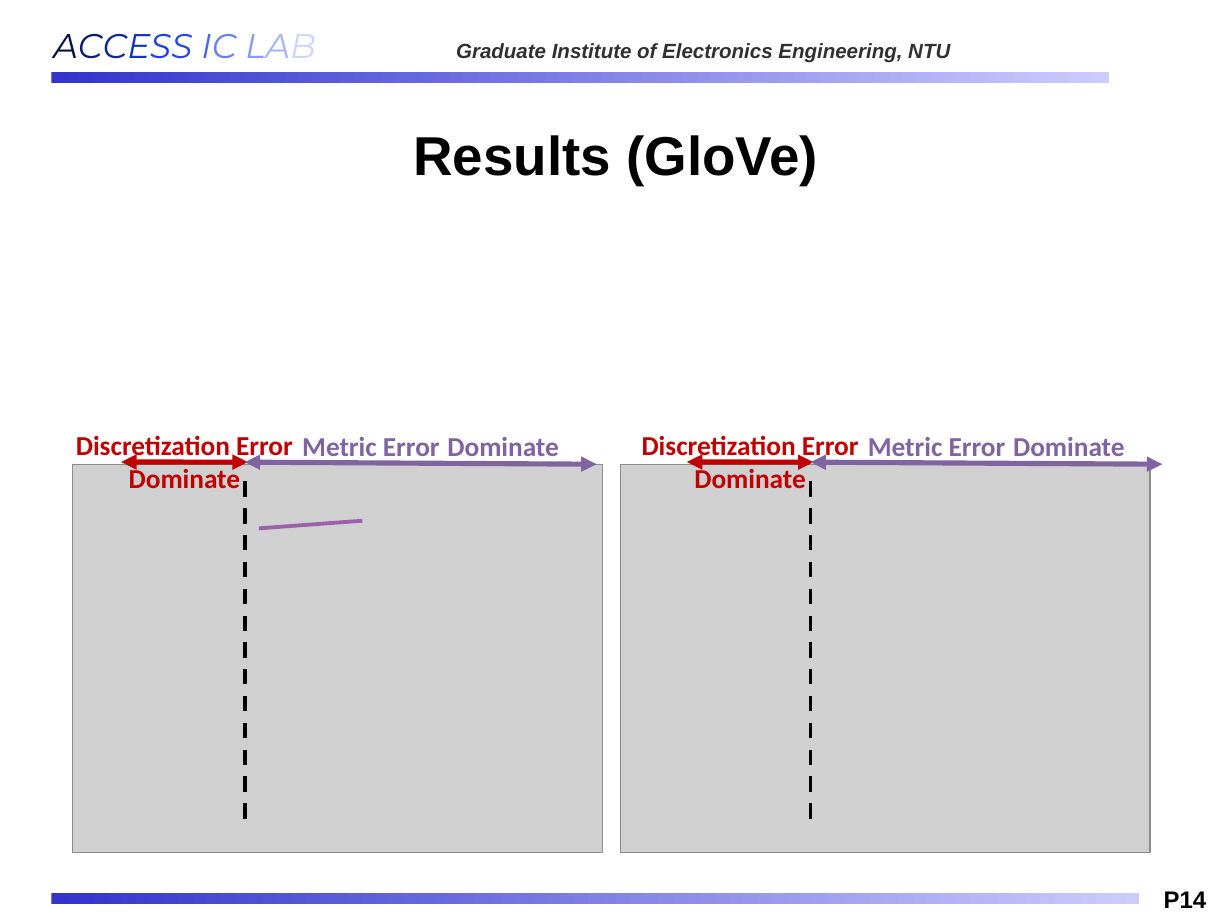
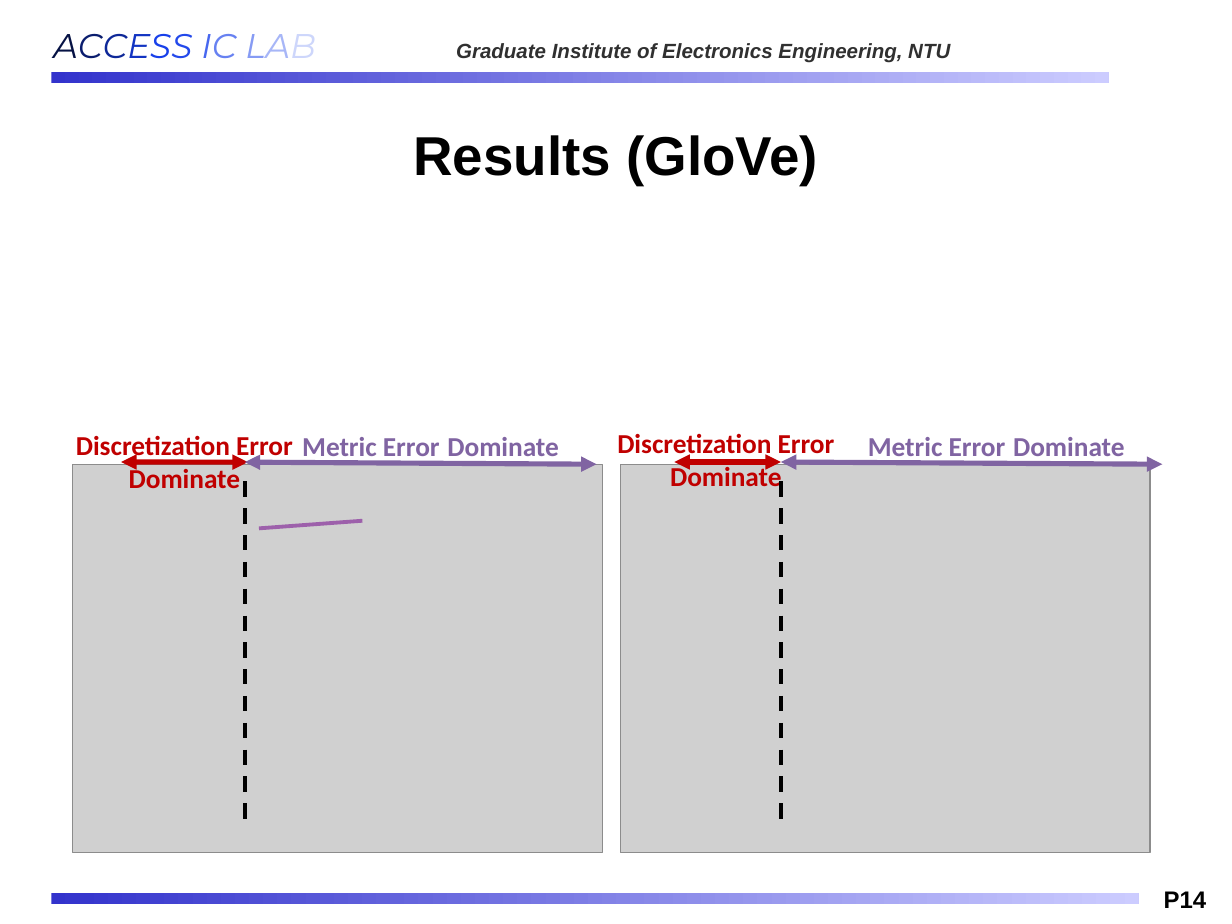
Before and after one commit to Oniontow/AndyWu_Project, a slide deck: slide 14 of ppt_mxic/MXIC_20260309.pptx. Drawn at 1232x924 pixels with LibreOffice and Linux fonts; fonts in the diff are those of the drawing; grey boxes stand for pictures; background and template pictures are left out. Boxes give left, top, right and bottom in pixels: in the first picture for what was removed or moved away, otherwise in the second. Text is boxed around its words. In the diff, an @@ line names an element or a change of style, - is before the commit and + after.

```diff
--- a/ppt_mxic/MXIC_20260309.pptx
+++ b/ppt_mxic/MXIC_20260309.pptx
@@ text "Discretization Error" rewrapped from box(642, 435, 859, 488) to box(617, 433, 835, 492) @@
@@ double arrow moved from (687, 462) - (813, 462) to (675, 462) - (781, 462) @@
@@ double arrow moved from (811, 462) - (1162, 464) to (781, 462) - (1162, 464) @@
@@ line moved from (811, 482) - (811, 821) to (781, 482) - (781, 821) @@
```
Also in this commit, not shown: 5 other slides changed.
